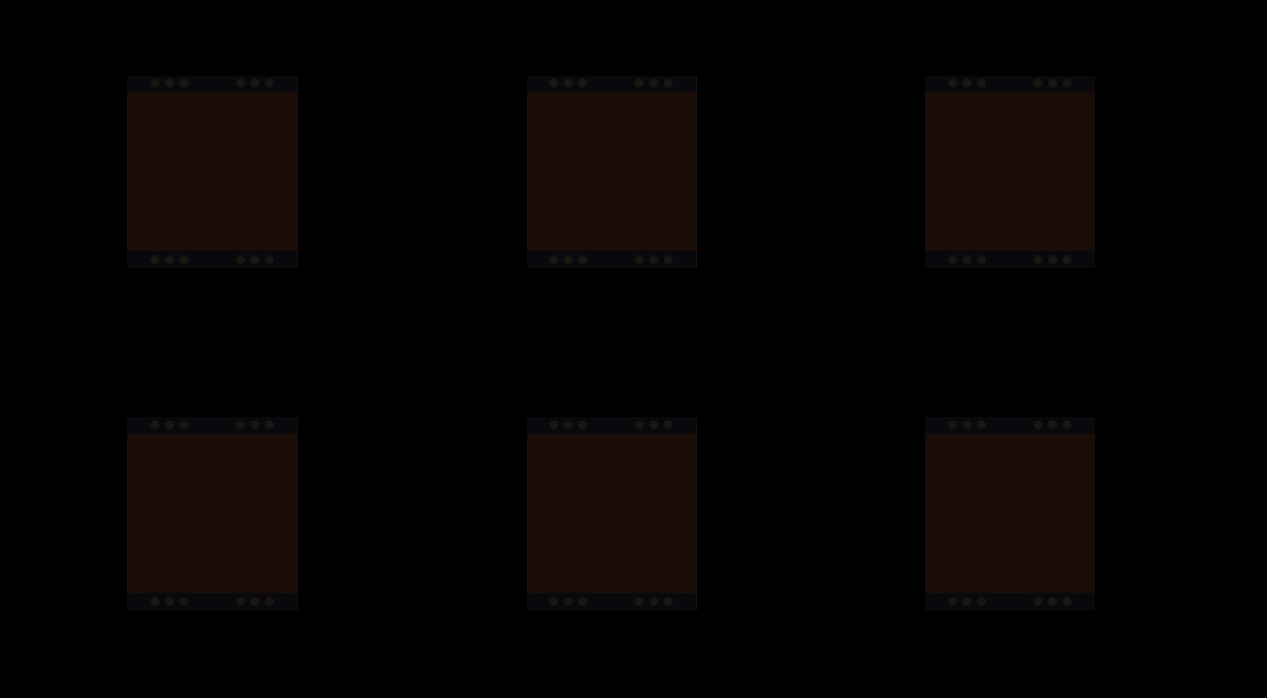
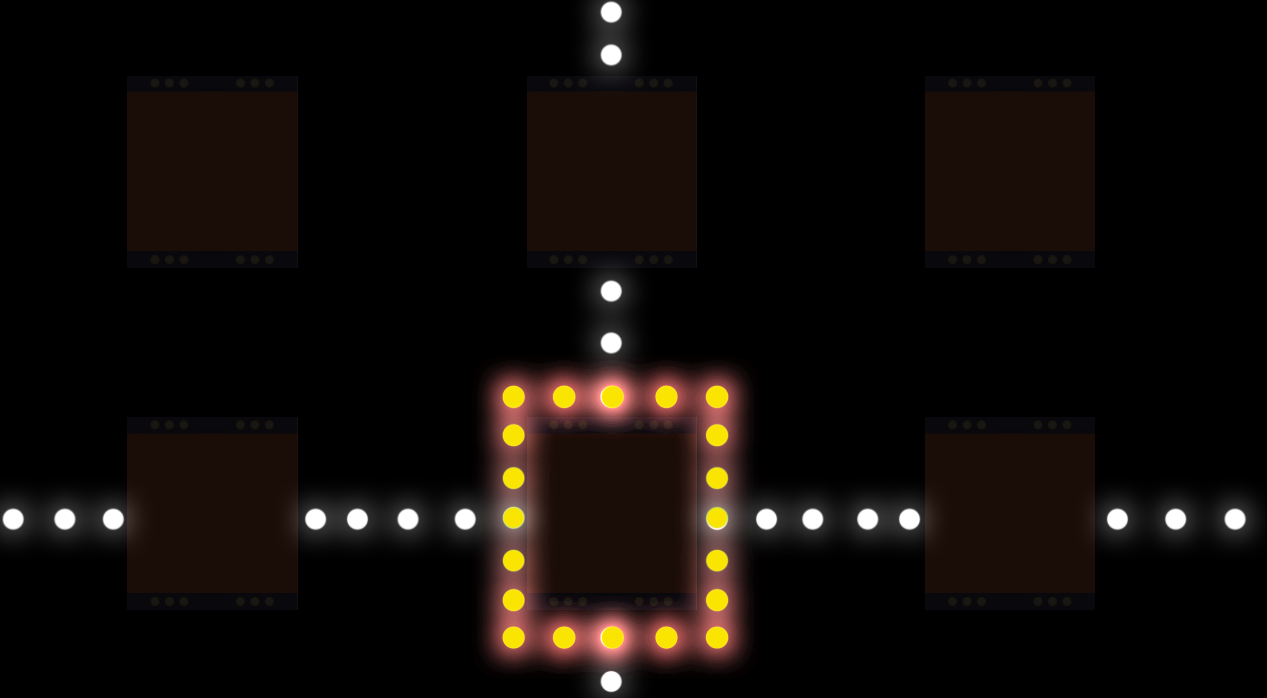
Layered file, before and after one edit (1267×698). Changes by layer:
showed "frame_E_5" over [502, 385, 729, 650]
showed "frame_E_4" over [502, 385, 729, 650]
showed "frame_E_3" over [502, 385, 729, 650]
showed "frame_E_2" over [502, 385, 729, 650]
showed "frame_E_1" over [552, 385, 678, 650]
showed "frame_E_0" over [601, 385, 625, 650]
showed "frame_D_2" over [502, 385, 729, 650]
showed "frame_D_1" over [502, 385, 729, 650]
showed "frame_D_0" over [502, 385, 729, 650]
showed "frame_move_7" over [1, 0, 1247, 693]
